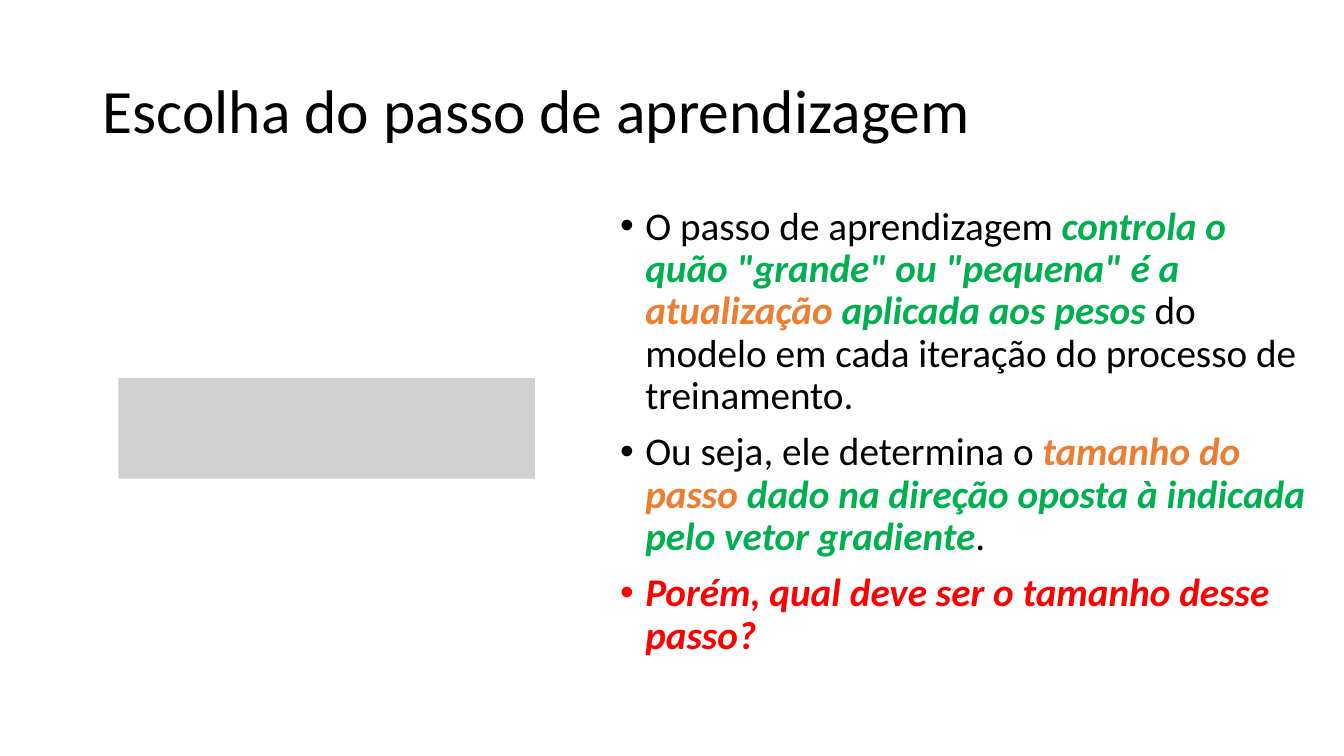
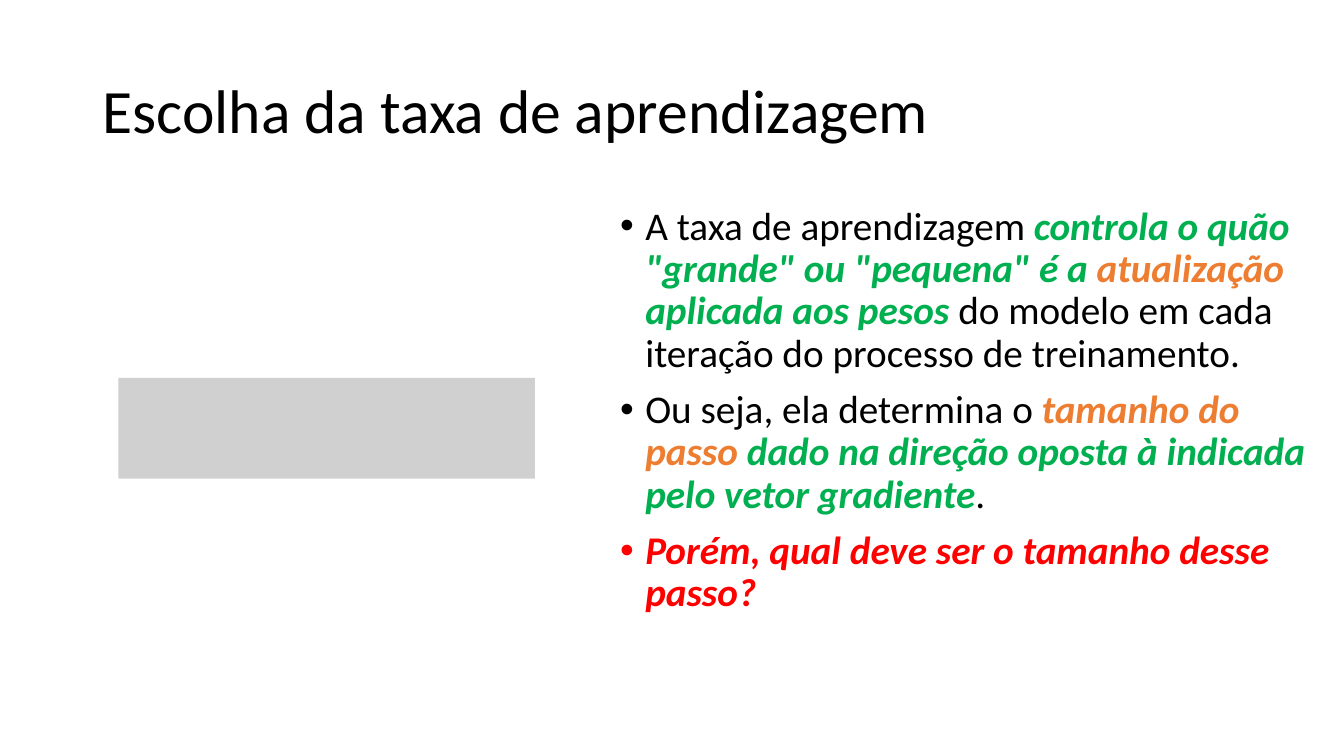
Before and after one commit to zz4fap/t319_aprendizado_de_maquina, a slide deck: slide 5 of slides/T319_Regressão_Linear (Parte III).pptx. Drawn at 1344x756 pixels with LibreOffice and Linux fonts; fonts in the diff are those of the drawing; grey boxes stand for pictures. Boxes give left, top, right and bottom in pixels: in the first picture for what was removed or moved away, otherwise in the second. Text is boxed around its words. In the diff, an @@ line names an element or a change of style, - is before the commit and + after.

Commit message:
update of slides

```diff
--- a/slides/T319_Regressão_Linear (Parte III).pptx
+++ b/slides/T319_Regressão_Linear (Parte III).pptx
@@ title at bbox=[102, 90, 928, 144]: text changed @@
-Escolha do passo de aprendizagem
+Escolha da taxa de aprendizagem
@@ text at bbox=[645, 212, 1305, 515]: text changed @@
-• O passo de aprendizagem controla o quão "grande" ou "pequena" é a atualização aplicada aos pesos do modelo em cada iteração do processo de treinamento.
-• Ou seja, ele determina o tamanho do passo dado na direção oposta à indicada pelo vetor gradiente.
+• A taxa de aprendizagem controla o quão "grande" ou "pequena" é a atualização aplicada aos pesos do modelo em cada iteração do processo de treinamento.
+• Ou seja, ela determina o tamanho do passo dado na direção oposta à indicada pelo vetor gradiente.
```
Also in this commit, not shown: 10 other slides changed, 3 other files.
